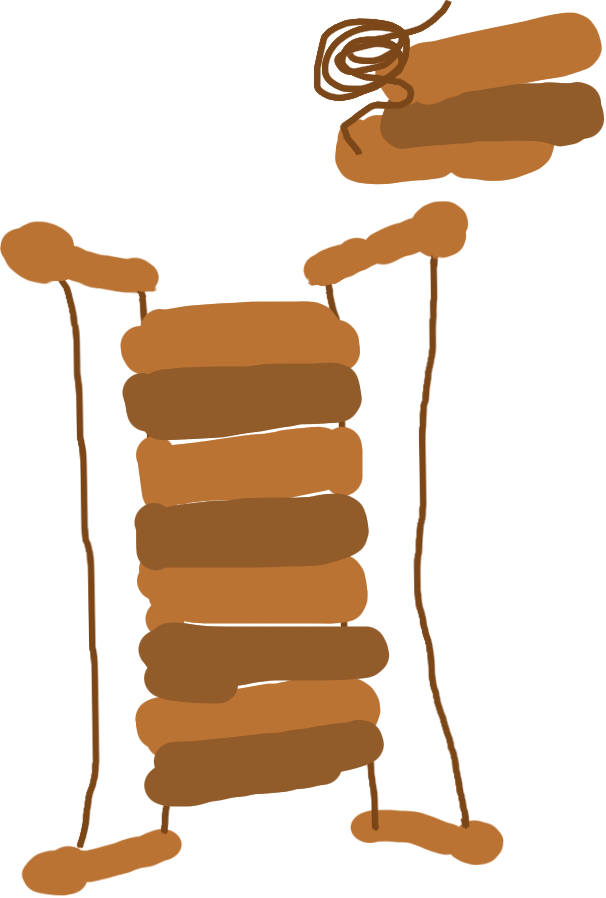
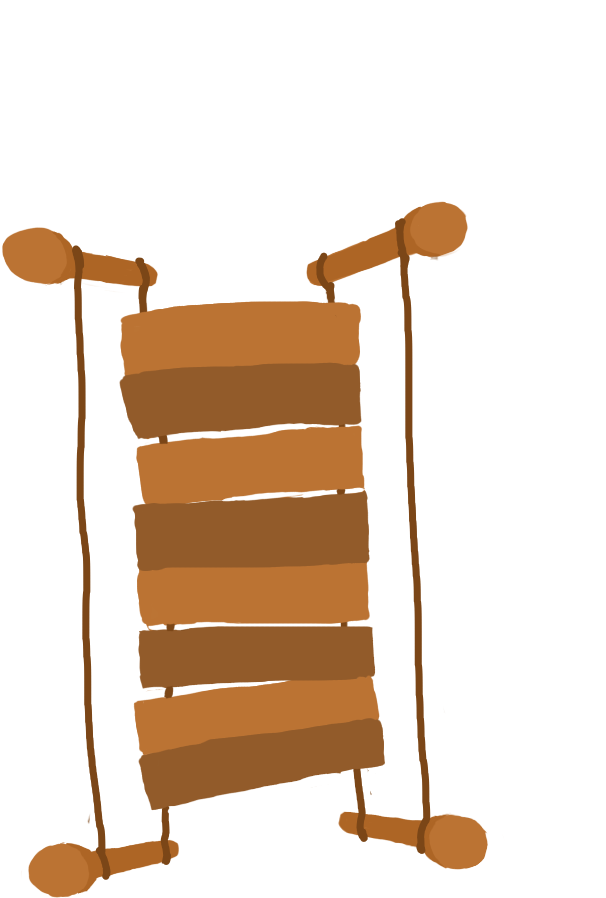
Layers edited between the first and the second 606x898 image:
hid "bridge draft" (1st of 2), painted on it over left=0, top=0, right=605, bottom=898
renamed "bridge done" to "bridge draft", painted on it over left=0, top=12, right=605, bottom=898
